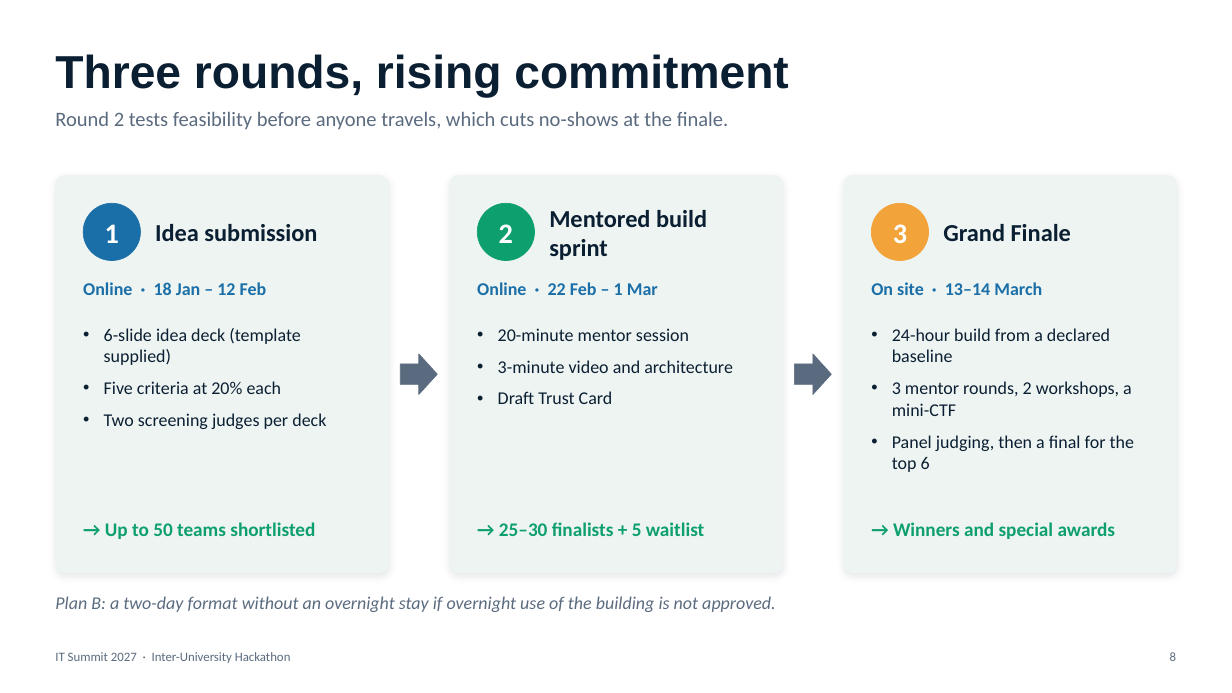
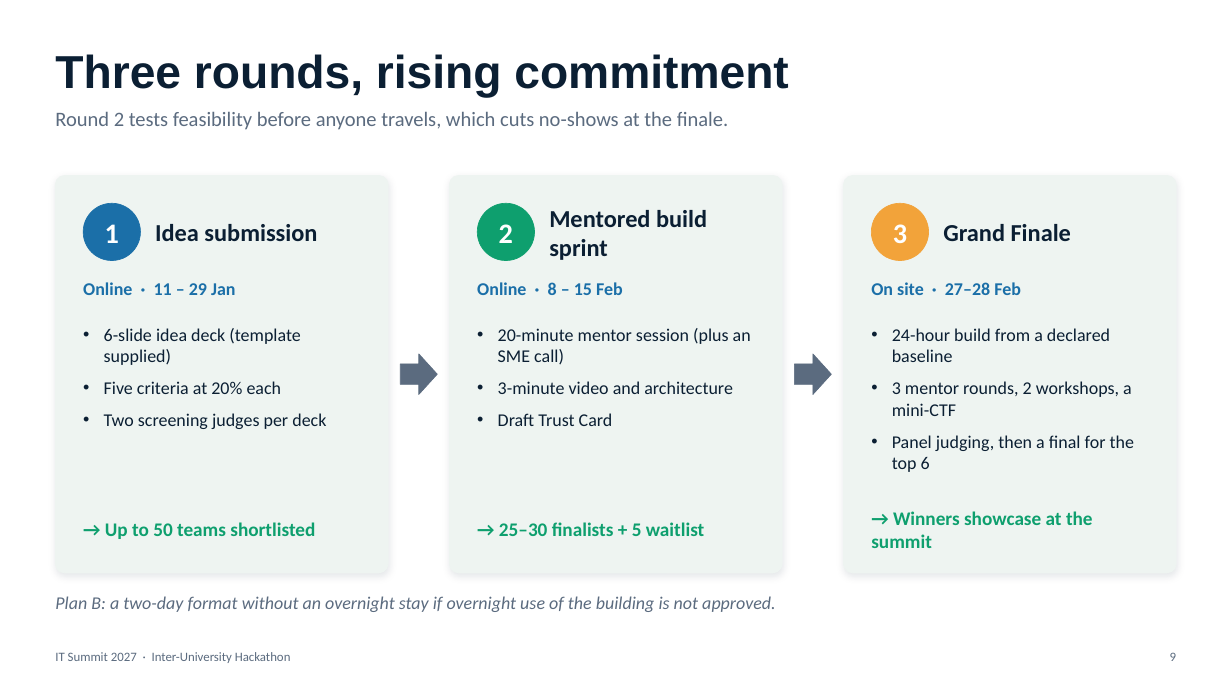
Before and after one commit to behlmohit30-pixel/ckaPrep01, a slide deck: slide 9 of it-summit-2027/IT_Summit_2027_Hackathon_Proposal.pptx (slide 8 before the commit). Drawn at 1232x693 pixels with LibreOffice and Linux fonts; fonts in the diff are those of the drawing. Boxes give left, top, right and bottom in pixels: in the first picture for what was removed or moved away, otherwise in the second. Text is boxed around its words. In the diff, an @@ line names an element or a change of style, - is before the commit and + after.

```diff
--- a/it-summit-2027/IT_Summit_2027_Hackathon_Proposal.pptx
+++ b/it-summit-2027/IT_Summit_2027_Hackathon_Proposal.pptx
@@ text at [83, 282, 235, 295]: text changed @@
-Online · 18 Jan – 12 Feb
+Online · 11 – 29 Jan
@@ text at [477, 282, 623, 295]: text changed @@
-Online · 22 Feb – 1 Mar
+Online · 8 – 15 Feb
@@ text at [871, 282, 1021, 295]: text changed @@
-On site · 13–14 March
+On site · 27–28 Feb
@@ text at [498, 328, 751, 365]: text changed @@
-• 20-minute mentor session
+• 20-minute mentor session (plus an SME call)
@@ text at [871, 511, 1093, 548]: text changed @@
-→ Winners and special awards
+→ Winners showcase at the summit
@@ page number at [1170, 653, 1176, 661]: text changed @@
-8
+9
```
Also in this commit, not shown: 11 other slides changed, 1 slide added, 5 other files.
